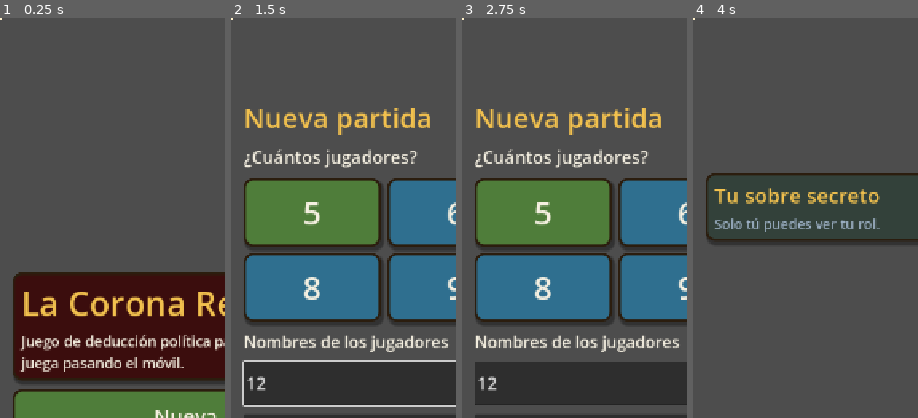
Above: before the commit, frames 1-4 (left to right).
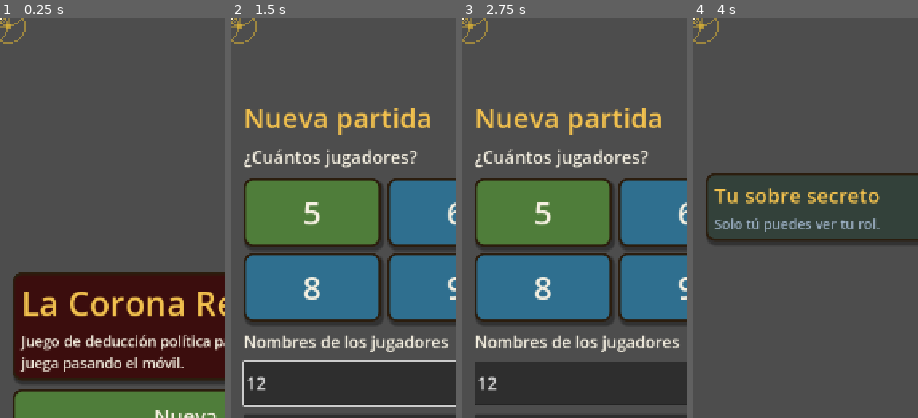
Above: after the commit, the same moments.

Repository: RafaValentin17/El-Lider-Secreto
Game: Godot game, scene res://main.tscn
The game is run twice, just before and just after one commit, with the same random seed, the same clock (stepped at 60 frames per second) and the same inputs.
Inputs (mouse positions are % of the whole screen's width and height, from its top left):
- Up to frame 1 (0.25 s): no input
- Up to frame 2 (1.5 s): click "Nueva partida" at 0.5 s; click (50, 46) at 1.27 s; type "12" at 1.35 s
- Up to frame 3 (2.75 s): click (50, 52) at 1.5 s; type "12" at 1.58 s; click (50, 59) at 1.73 s; type "12" at 1.82 s; click (50, 65) at 2.02 s; type "12" at 2.1 s; click (50, 72) at 2.25 s; type "12" at 2.33 s
- Up to frame 4 (4 s): click "Empezar" at 2.75 s; click "Soy 12, continuar" at 3.5 s
The pictures show only the part of the screen within x 0-50%, y 0-50%; the shares and areas given below are measured in that part.

The runs differ from the first frame. In frame 1, 0.2% of the frame differs, in the area x 0-12%, y 0-7%; in frame 2, 0.2%; in frame 3, 0.2%; in frame 4, 0.2%.

Commit message:
Fondo victoriano: granate con entramado, rosetas y marco dorado
Co-Authored-By: Claude Haiku 5.5 <noreply@anthropic.com>
Claude-Session: https://claude.ai/code/session_017LDfjcydiVQ5HAJ8RkrvM8

Diff:
--- a/scripts/background.gd
+++ b/scripts/background.gd
@@ -19,28 +19,43 @@
 
 
 func _draw() -> void:
-	var top := Color("#3a2a1a")
-	var bot := Color("#6b4a2b")
+	# Degradado granate oscuro, casi negro en los bordes.
+	var top := Color("#1a0909")
+	var bot := Color("#4a1a24")
 	var steps := 40
 	for i in steps:
 		var a := float(i) / float(steps)
 		draw_rect(Rect2(0, size.y * a, size.x, size.y / float(steps) + 1.0), top.lerp(bot, a))
-	draw_circle(Vector2(size.x * 0.5, size.y * 0.12), size.x * 0.6, Color(0.95, 0.75, 0.2, 0.06))
-	# Entramado victoriano sutil: diagonales doradas y rosetas en los cruces.
-	var step := 64.0
-	var lines_col := Color(0.85, 0.7, 0.35, 0.08)
+	draw_circle(Vector2(size.x * 0.5, size.y * 0.1), size.x * 0.6, Color(0.95, 0.75, 0.2, 0.05))
+	var gold := Color(0.83, 0.68, 0.22, 0.22)
+	var gold_hi := Color(0.95, 0.8, 0.35, 0.35)
+	# Entramado de rombos dorados.
+	var step := 72.0
 	var x := -size.y
 	while x < size.x + size.y:
-		draw_line(Vector2(x, 0), Vector2(x + size.y, size.y), lines_col, 1.0)
-		draw_line(Vector2(x + size.y, 0), Vector2(x, size.y), lines_col, 1.0)
+		draw_line(Vector2(x, 0), Vector2(x + size.y, size.y), gold, 1.2)
+		draw_line(Vector2(x + size.y, 0), Vector2(x, size.y), gold, 1.2)
 		x += step
+	# Rosetas en los cruces del entramado.
 	var gy := 0.0
-	while gy < size.y:
+	while gy <= size.y:
 		var gx := 0.0
-		while gx < size.x:
-			draw_arc(Vector2(gx, gy), 7.0, 0.0, TAU, 12, Color(0.85, 0.7, 0.35, 0.10), 1.0)
+		while gx <= size.x:
+			draw_arc(Vector2(gx, gy), 9.0, 0.0, TAU, 14, gold_hi, 1.5)
+			draw_circle(Vector2(gx, gy), 3.0, gold_hi)
 			gx += step
 		gy += step
+	# Marco doble dorado y esquinas con volutas.
+	var m := 14.0
+	draw_rect(Rect2(m, m, size.x - m * 2.0, size.y - m * 2.0), Color(0.83, 0.68, 0.22, 0.45), false, 2.0)
+	draw_rect(Rect2(m + 6.0, m + 6.0, size.x - (m + 6.0) * 2.0, size.y - (m + 6.0) * 2.0), Color(0.83, 0.68, 0.22, 0.25), false, 1.0)
+	for corner in [Vector2(m, m), Vector2(size.x - m, m), Vector2(m, size.y - m), Vector2(size.x - m, size.y - m)]:
+		draw_arc(corner, 26.0, 0.0, TAU, 24, Color(0.83, 0.68, 0.22, 0.6), 2.0)
+		draw_circle(corner, 5.0, Color(0.83, 0.68, 0.22, 0.7))
+	# Medallón central, muy suave, detrás del juego.
+	var c := Vector2(size.x * 0.5, size.y * 0.5)
+	draw_arc(c, minf(size.x, size.y) * 0.42, 0.0, TAU, 96, Color(0.83, 0.68, 0.22, 0.10), 3.0)
+	draw_arc(c, minf(size.x, size.y) * 0.36, 0.0, TAU, 96, Color(0.83, 0.68, 0.22, 0.08), 2.0)
 	for st in stars:
 		var pos: Vector2 = st["p"] * size
 		var tw := 0.5 + 0.5 * sin(t * st["v"] * 3.0 + st["s"] * 10.0)
